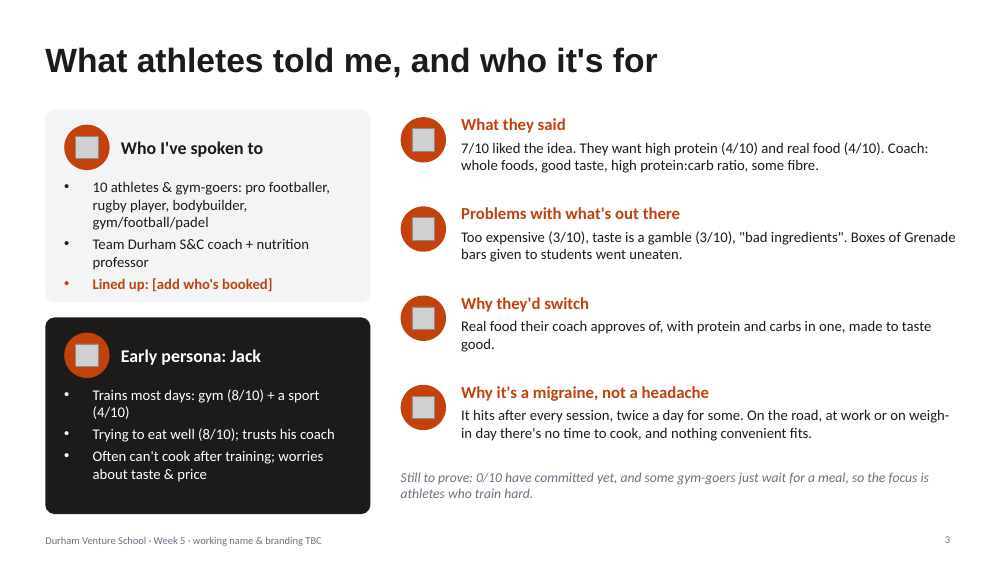
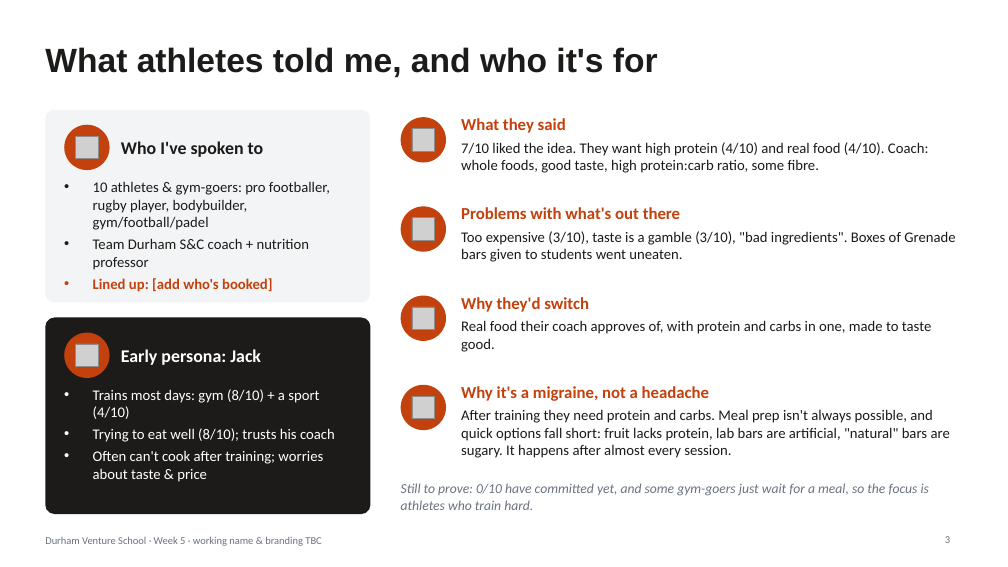
Before and after one commit to ewanh2005-alt/Ewan, a slide deck: slide 3 of 09-pitch/pitch-deck.pptx. Drawn at 1008x567 pixels with LibreOffice and Linux fonts; fonts in the diff are those of the drawing; grey boxes stand for pictures. Boxes give left, top, right and bottom in pixels: in the first picture for what was removed or moved away, otherwise in the second. Text is boxed around its words. In the diff, an @@ line names an element or a change of style, - is before the commit and + after.

```diff
--- a/09-pitch/pitch-deck.pptx
+++ b/09-pitch/pitch-deck.pptx
@@ text at bbox=[461, 409, 950, 458]: text changed @@
-It hits after every session, twice a day for some. On the road, at work or on weigh-in day there's no time to cook, and nothing convenient fits.
+After training they need protein and carbs. Meal prep isn't always possible, and quick options fall short: fruit lacks protein, lab bars are artificial, "natural" bars are sugary. It happens after almost every session.
@@ text "Still to prove: 0/10 have ...": place and size @@
-text "Still to prove: 0/10 have ..." at bbox=[401, 472, 929, 498]
+text "Still to prove: 0/10 have ..." at bbox=[401, 483, 929, 510]
```
Also in this commit, not shown: 1 other file.
